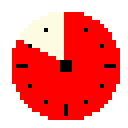
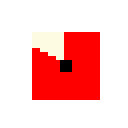
Before/after of a 128 × 128 layered artwork. What changed in the layer stack:
removed layer "Layer 2" over [12, 12, 120, 120]
painted on "Layer 4" over [12, 12, 120, 120]
